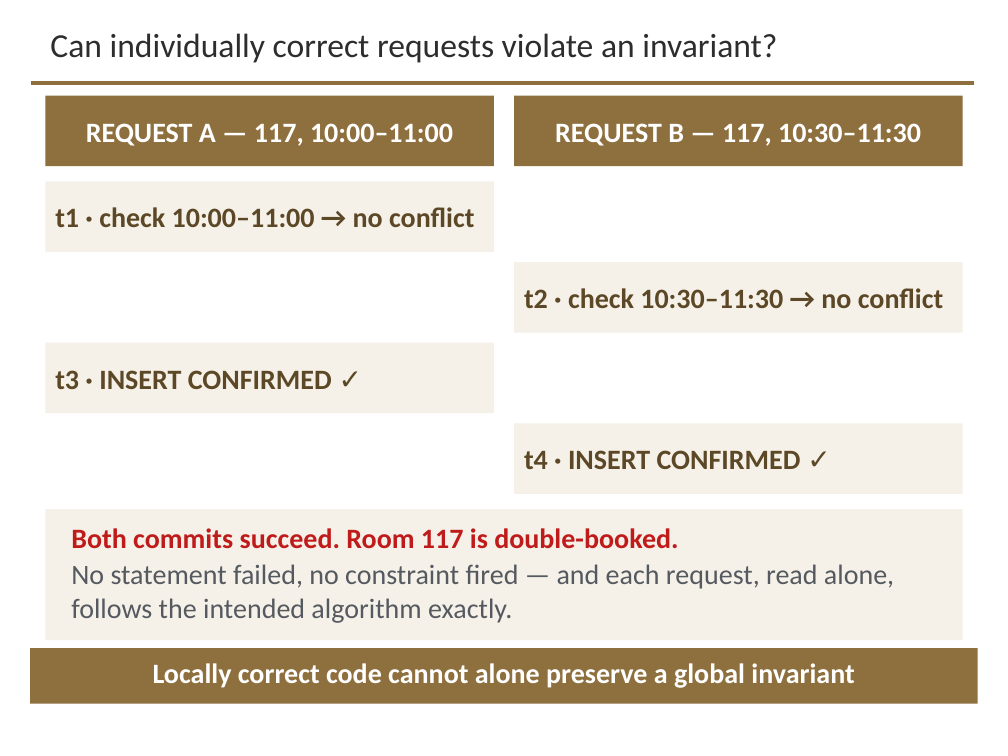
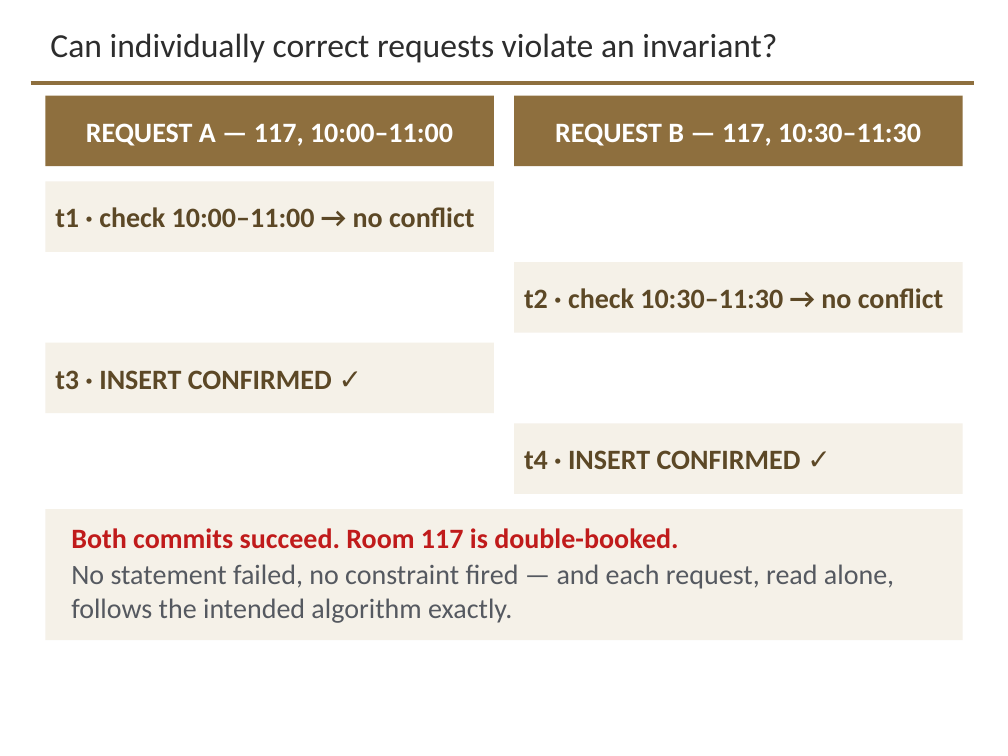
Before and after one commit to davisjam/model-based-agentic-software-engineering, a slide deck: slide 20 of course/lectures/act-3-software-in-the-world/02-compute-environments-and-data-management/3-2-Data-Management.pptx. Drawn at 1008x756 pixels with LibreOffice and Linux fonts; fonts in the diff are those of the drawing; background and template pictures are left out. Boxes give left, top, right and bottom in pixels: in the first picture for what was removed or moved away, otherwise in the second. Text is boxed around its words. In the diff, an @@ line names an element or a change of style, - is before the commit and + after.

```diff
--- a/course/lectures/act-3-software-in-the-world/02-compute-environments-and-data-management/3-2-Data-Management.pptx
+++ b/course/lectures/act-3-software-in-the-world/02-compute-environments-and-data-management/3-2-Data-Management.pptx
@@ rectangle removed at [30, 648, 978, 704] @@
@@ text removed at [153, 663, 854, 688] @@
-Locally correct code cannot alone preserve a global invariant
```
Also in this commit, not shown: 22 other slides changed.
